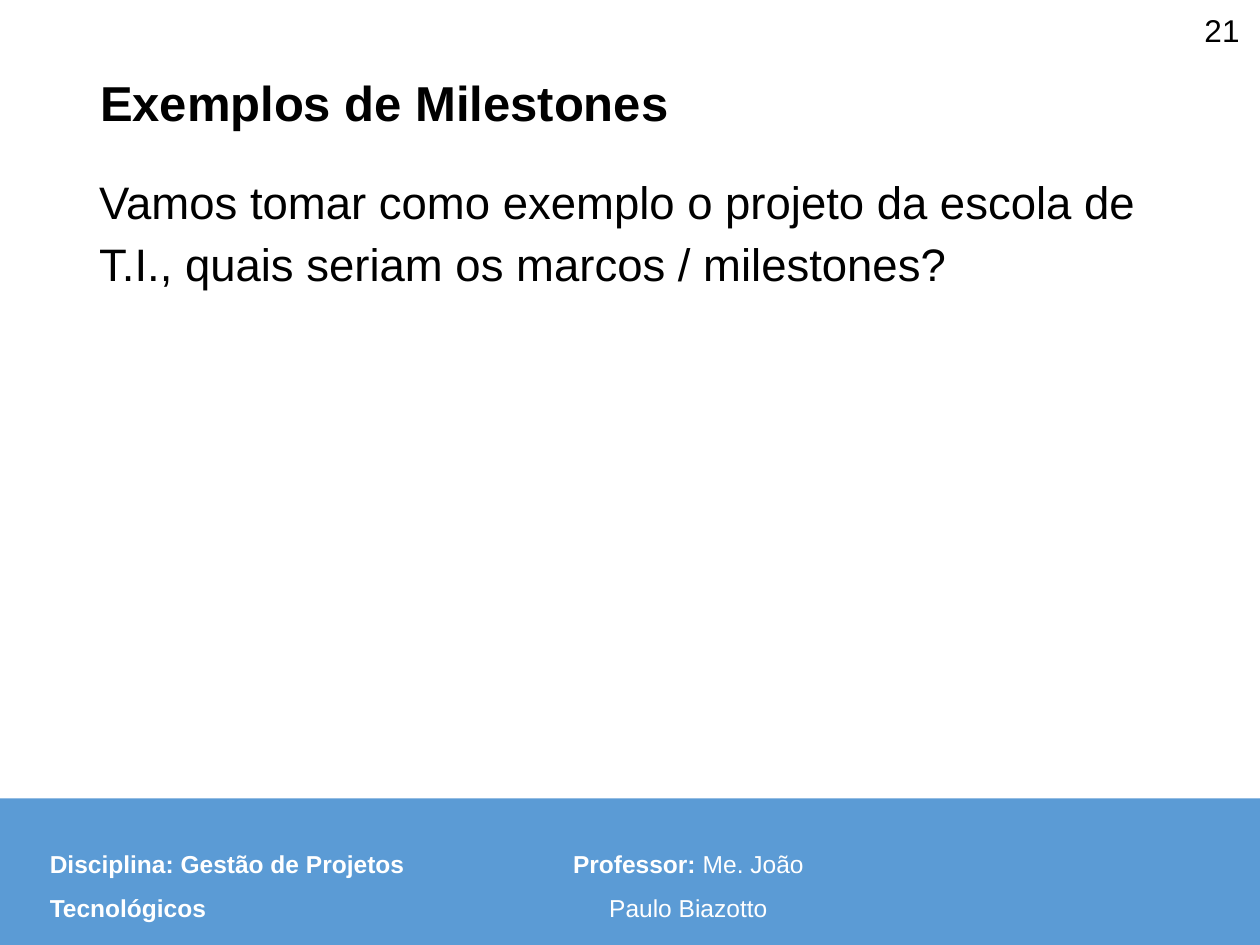
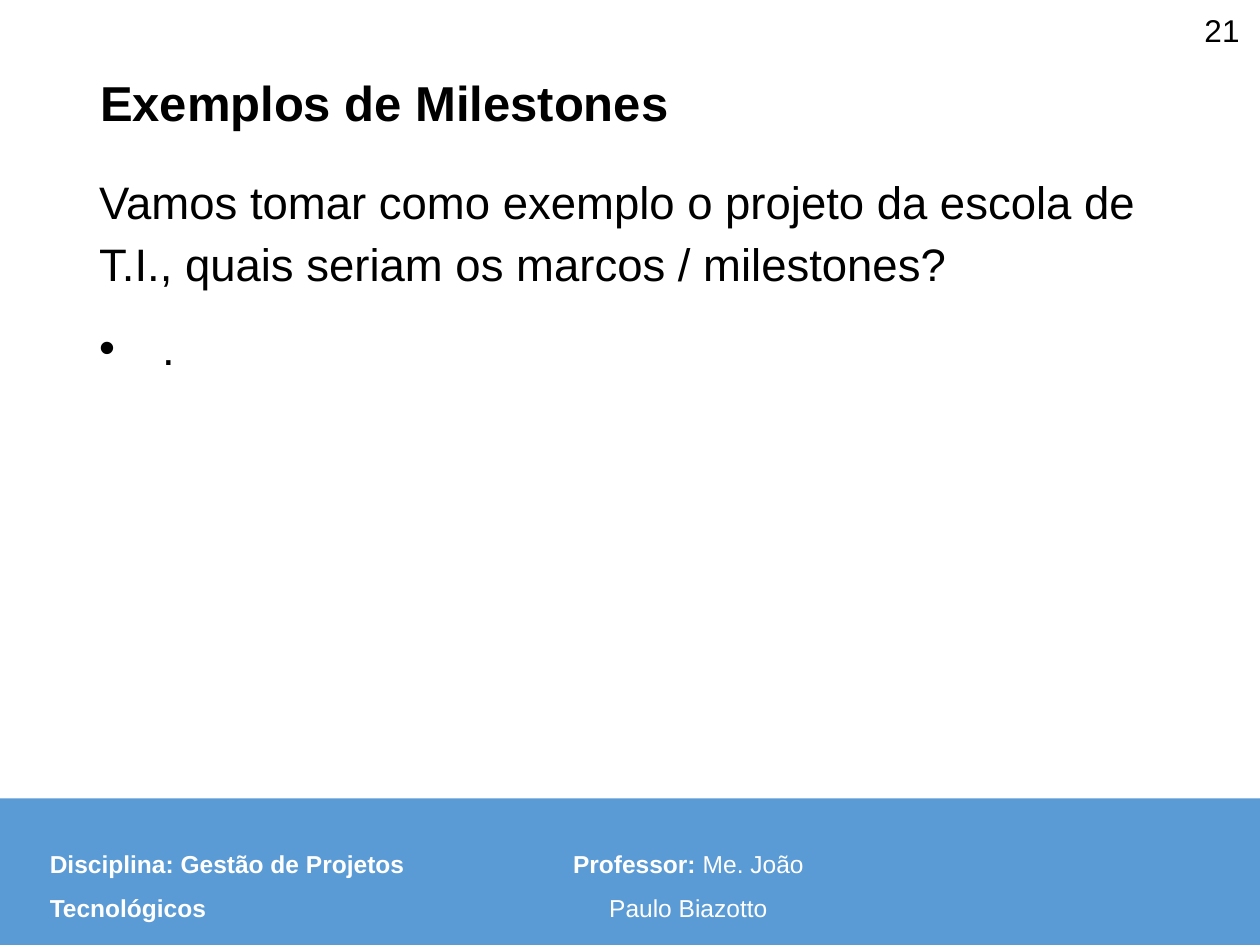
Before and after one commit to pitado/unicesumar2025, a slide deck: slide 21 of gestão de projetos tecnológicos/aulas/Aula 10 - Plano de Gerênciamento de Tempo e Timeline.pptx. Drawn at 1260x945 pixels with LibreOffice and Linux fonts; fonts in the diff are those of the drawing; background and template pictures are left out. Boxes give left, top, right and bottom in pixels: in the first picture for what was removed or moved away, otherwise in the second. Text is boxed around its words. In the diff, an @@ line names an element or a change of style, - is before the commit and + after.

```diff
--- a/gestão de projetos tecnológicos/aulas/Aula 10 - Plano de Gerênciamento de Tempo e Timeline.pptx
+++ b/gestão de projetos tecnológicos/aulas/Aula 10 - Plano de Gerênciamento de Tempo e Timeline.pptx
@@ text at (99, 186, 1135, 291): paragraph added @@
+• .
```
Also in this commit, not shown: 8 other slides changed, 2 slides removed, 7 other files.
